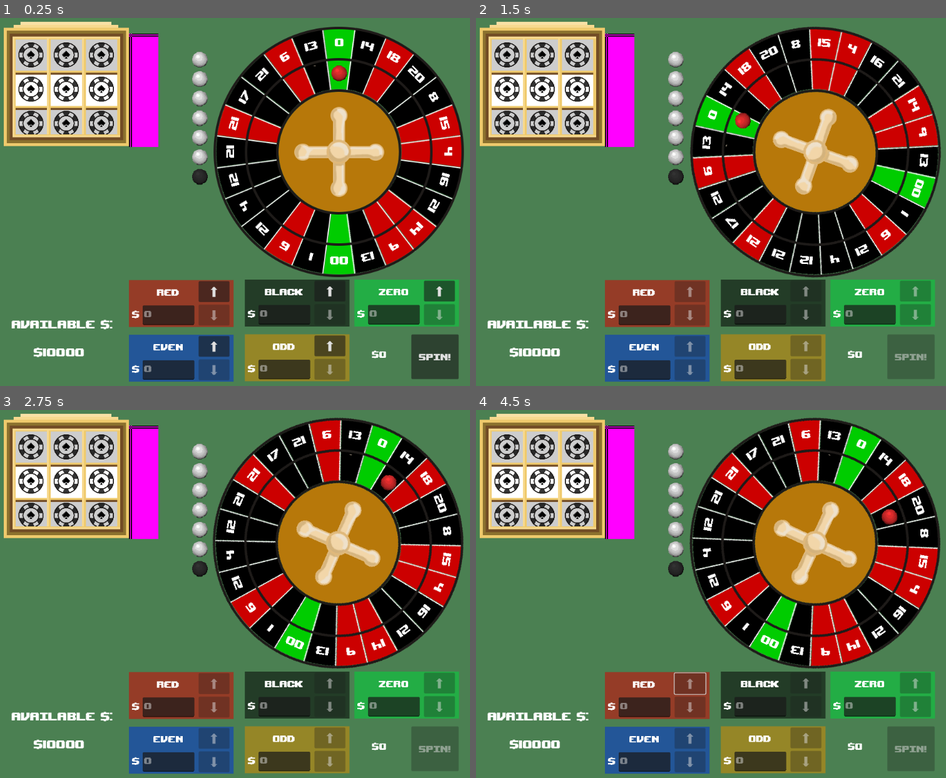
Above: before the commit, frames 1-4 (two rows, left to right).
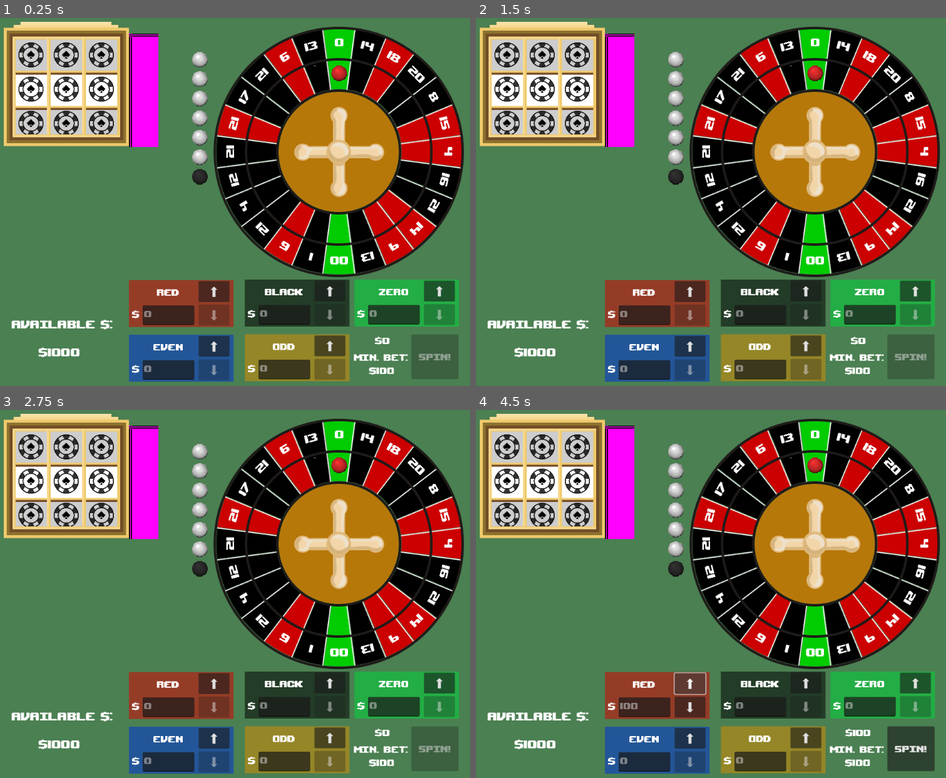
Above: after the commit, the same moments.

Repository: RossRKK/gmtk-game-jam-2025
Game: Godot game, scene res://scenes/roulette_scene.tscn
Two runs of this game, one before a commit and one after it. Both use one fixed random seed, a clock stepped at 60 frames per second and the inputs below.
Inputs (mouse positions are in pixels of both pictures, inside the frame that each line leads up to):
- Up to frame 1 (0.25 s): no input
- Up to frame 2 (1.5 s): click (913, 356) at 0.5 s, where only the run before the commit has a clickable "Spin!"; click (508, 87) at 1.27 s
- Up to frame 3 (2.75 s): click (65, 479) at 2.02 s
- Up to frame 4 (4.5 s): click (579, 479) at 2.75 s; click (621, 483) at 3.5 s; click (692, 682) at 4.25 s, where only the run after the commit has a clickable "⬆"

The runs differ from the first frame. In frame 1, 1.6% of the frame differs, in the area x 7-98%, y 86-99%; in frame 2, 16%; in frame 3, 20%; in frame 4, 21%, in the area x 7-99%, y 2-99%.

Commit message:
Added minimum bet handling

Diff:
--- a/scenes/betting_board.tscn
+++ b/scenes/betting_board.tscn
@@ -16,11 +16,41 @@
 theme = ExtResource("2_fkfce")
 text = "Spin!"
 
+[node name="MinBetLabel" type="RichTextLabel" parent="."]
+anchors_preset = -1
+anchor_left = -3.96732
+anchor_top = -5.67308
+anchor_right = -3.96732
+anchor_bottom = -5.67308
+offset_left = 605.0
+offset_top = 216.0
+offset_right = 758.0
+offset_bottom = 268.0
+theme = ExtResource("2_fkfce")
+text = "Min. Bet:"
+horizontal_alignment = 1
+metadata/_edit_use_anchors_ = true
+
+[node name="MinBetText" type="RichTextLabel" parent="."]
+anchors_preset = -1
+anchor_left = -3.98039
+anchor_top = -2.15385
+anchor_right = -3.98039
+anchor_bottom = -2.15385
+offset_left = 607.0
+offset_top = 250.0
+offset_right = 760.0
+offset_bottom = 302.0
+theme = ExtResource("2_fkfce")
+text = "$$$$"
+horizontal_alignment = 1
+metadata/_edit_use_anchors_ = true
+
 [node name="TotalText" type="RichTextLabel" parent="."]
-offset_left = 600.0
-offset_top = 208.0
-offset_right = 753.0
-offset_bottom = 260.0
+offset_left = 608.0
+offset_top = 173.0
+offset_right = 761.0
+offset_bottom = 225.0
 theme = ExtResource("2_fkfce")
 text = "$$$$"
 horizontal_alignment = 1
--- a/scripts/bet.gd
+++ b/scripts/bet.gd
@@ -11,11 +11,11 @@
 var game: Game = Game.get_instance()
 
 var bet_type: BetType
-var bet_amount: int
-var additional_winnings: int = 0
+var bet_amount: float
+var additional_winnings: float = 0
 
 
-func _init(ba: int, bt: BetType) -> void:
+func _init(ba: float, bt: BetType) -> void:
 	bet_amount = ba
 	bet_type = bt
 
@@ -24,7 +24,7 @@
 	var type_name = bet_types[bet_type] if bet_type < bet_types.size() else "Unknown"
 	print("Bet[%s: $%d, +$%d win, total: $%d]" % [type_name, bet_amount, additional_winnings, bet_amount + additional_winnings])
 
-func resolve(segment: Segment) -> int:
+func resolve(segment: Segment) -> float:
 	var winner = \
 		(bet_type == BetType.Red and segment.colour == Segment.RouletteColour.Red) \
 		or (bet_type == BetType.Black and segment.colour == Segment.RouletteColour.Black) \
--- a/scripts/betting_board.gd
+++ b/scripts/betting_board.gd
@@ -21,14 +21,14 @@
 
 # Called when the node enters the scene tree for the first time.
 func _ready() -> void:
-	game.event_bus.spin_complete.connect(unlock_spin_button)
+	game.event_bus.spin_complete.connect(spin_complete)
+	handle_bet_amount()
 
-func unlock_spin_button():
-	BetZone.toggle_button($SpinButton, true)
+func spin_complete():
+	handle_bet_amount()
 
-
-func _on_bet_updated(bet: Bet) -> void:
-	var _total_bet = 0
+func handle_bet_amount():
+	var _total_bet := 0.
 	if bet_zones:
 		for bz in bet_zones:
 			var bet_zone = bz as BetZone
@@ -36,6 +36,15 @@
 		total_bet = _total_bet
 	else:
 		total_bet = 0
+
+	$MinBetText.text = "$%d" % [game.minimum_bet()]
+	if total_bet < game.minimum_bet():
+		BetZone.toggle_button($SpinButton, false)
+	else:
+		BetZone.toggle_button($SpinButton, true)
+
+func _on_bet_updated(bet: Bet) -> void:
+	handle_bet_amount()
 
 func _on_spin_button_pressed() -> void:
 	var bets: Array[Bet] = []
--- a/scripts/game.gd
+++ b/scripts/game.gd
@@ -7,6 +7,23 @@
 var event_bus: EventBus = EventBus.new()
 var player_inventory: PlayerInventory = PlayerInventory.new()
 
+var base_minimum_bet := 100.
+
+var NUM_SPINS_PER_LEVEL := 8
+
+var num_spins := 0
+
+func _init() -> void:
+	event_bus.spin_start.connect(spin_started)
+
+func spin_started():
+	num_spins += 1
+
+func level() -> int:
+	return floor(num_spins/NUM_SPINS_PER_LEVEL) + 1
+
+func minimum_bet() -> float:
+	return base_minimum_bet * (level() ** 2)
 
 static var instance: Game = Game.new()
 
--- a/scripts/player_inventory.gd
+++ b/scripts/player_inventory.gd
@@ -4,7 +4,7 @@
 
 var game: Game = Game.get_instance()
 
-@export var starting_money: int = 10_000
+@export var starting_money: float = 1_000.
 
 signal on_money_changed(new_value: int, diff: int)
 
@@ -13,11 +13,11 @@
 func _ready() -> void:
 	on_money_changed.connect(on_money_changed_handler)
 
-func on_money_changed_handler(new_value: int, diff: int) -> void:
+func on_money_changed_handler(new_value: float, diff: float) -> void:
 	available_money = new_value
 	if available_money < 0:
 		game.event_bus.game_over.emit()
 
-func update_money(diff: int) -> void:
+func update_money(diff: float) -> void:
 	available_money += diff
 	on_money_changed.emit(available_money, diff)
--- a/scripts/power_up.gd
+++ b/scripts/power_up.gd
@@ -1,5 +1,9 @@
 class_name PowerUp
 extends TextureButton
+
+var game: Game = Game.get_instance()
+
+@export var base_price: float = 100
 
 static func random_power_up() -> PowerUp:
 	var power_up := PowerUp.new()
@@ -23,8 +27,12 @@
 	pass
 
 
+func price() -> float:
+	return base_price * game.level()
+
 func _on_pressed() -> void:
 	print("Click")
 	# TODO tell the slot machine to remove us
+	# TODO charge the player the price
 	disabled = true # disbale the button to prevent a double activate
 	activate()
--- a/scripts/result_text.gd
+++ b/scripts/result_text.gd
@@ -7,7 +7,7 @@
 	game.event_bus.announce_result.connect(update_result_text)
 
 
-func update_result_text(segment: Segment, winnings: int) -> void:
+func update_result_text(segment: Segment, winnings: float) -> void:
 	text = "%s %s$%d" % [segment.format_name(), "-" if winnings < 0 else "", abs(winnings)]
 
 # Called every frame. 'delta' is the elapsed time since the previous frame.
